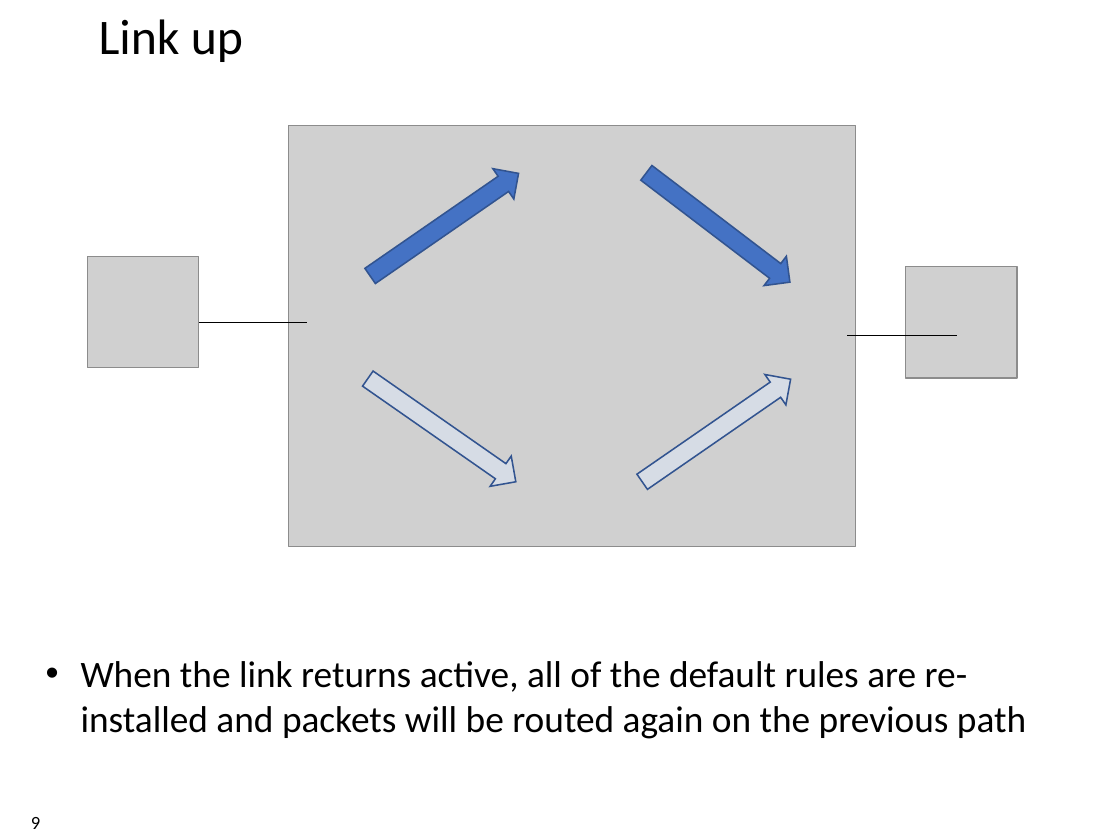
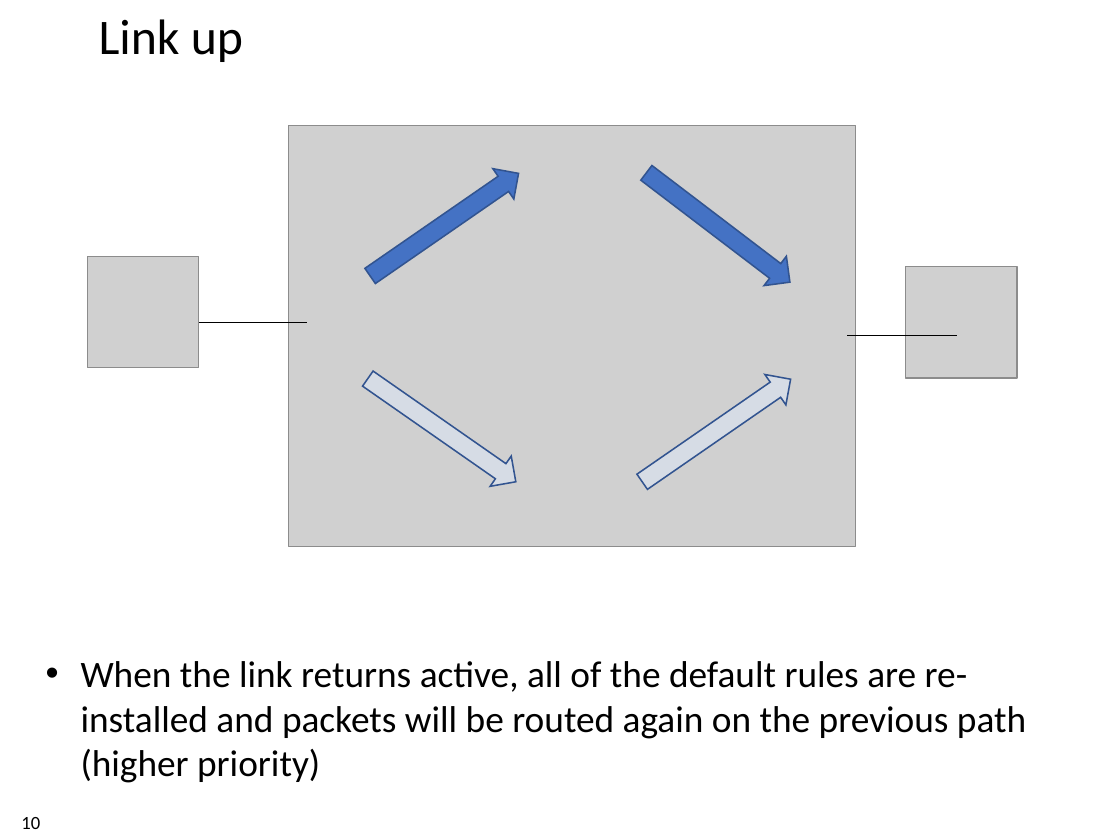
Before and after one commit to xdl907/switching-and-routing-project, a slide deck: slide 10 of template_project_exam__1_.pptx (slide 9 before the commit). Drawn at 1120x840 pixels with LibreOffice and Linux fonts; fonts in the diff are those of the drawing; grey boxes stand for pictures; background and template pictures are left out. Boxes give left, top, right and bottom in pixels: in the first picture for what was removed or moved away, otherwise in the second. Text is boxed around its words. In the diff, an @@ line names an element or a change of style, - is before the commit and + after.

```diff
--- a/template_project_exam__1_.pptx
+++ b/template_project_exam__1_.pptx
@@ text at (81,661,1026,783): text changed @@
-• When the link returns active, all of the default rules are re-installed and packets will be routed again on the previous path
+• When the link returns active, all of the default rules are re-installed and packets will be routed again on the previous path (higher priority)
@@ page number at (21,817,40,829): text changed @@
-9
+10
```
Also in this commit, not shown: 5 other slides changed, 1 slide added, 1 slide removed.
